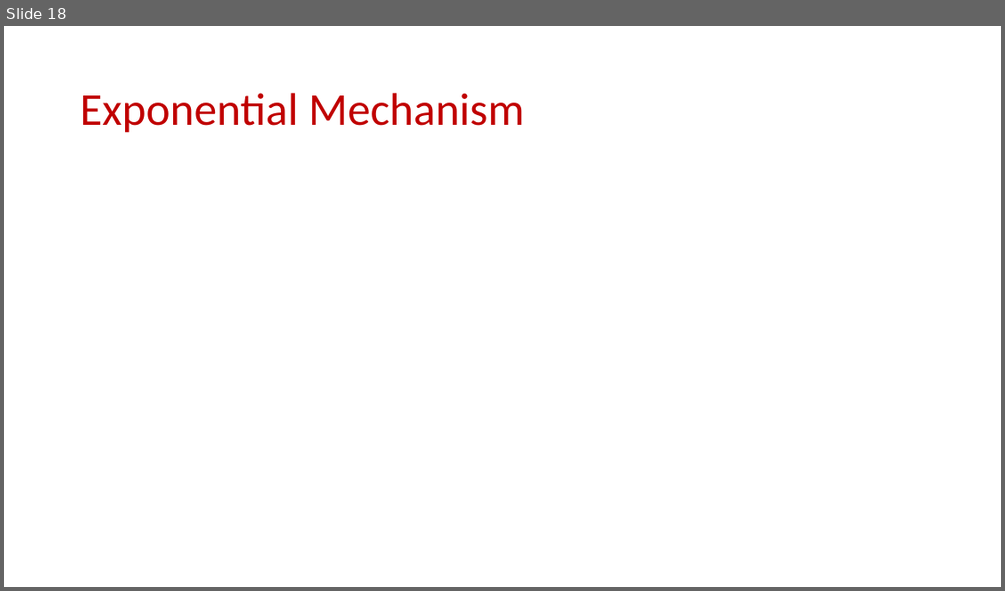
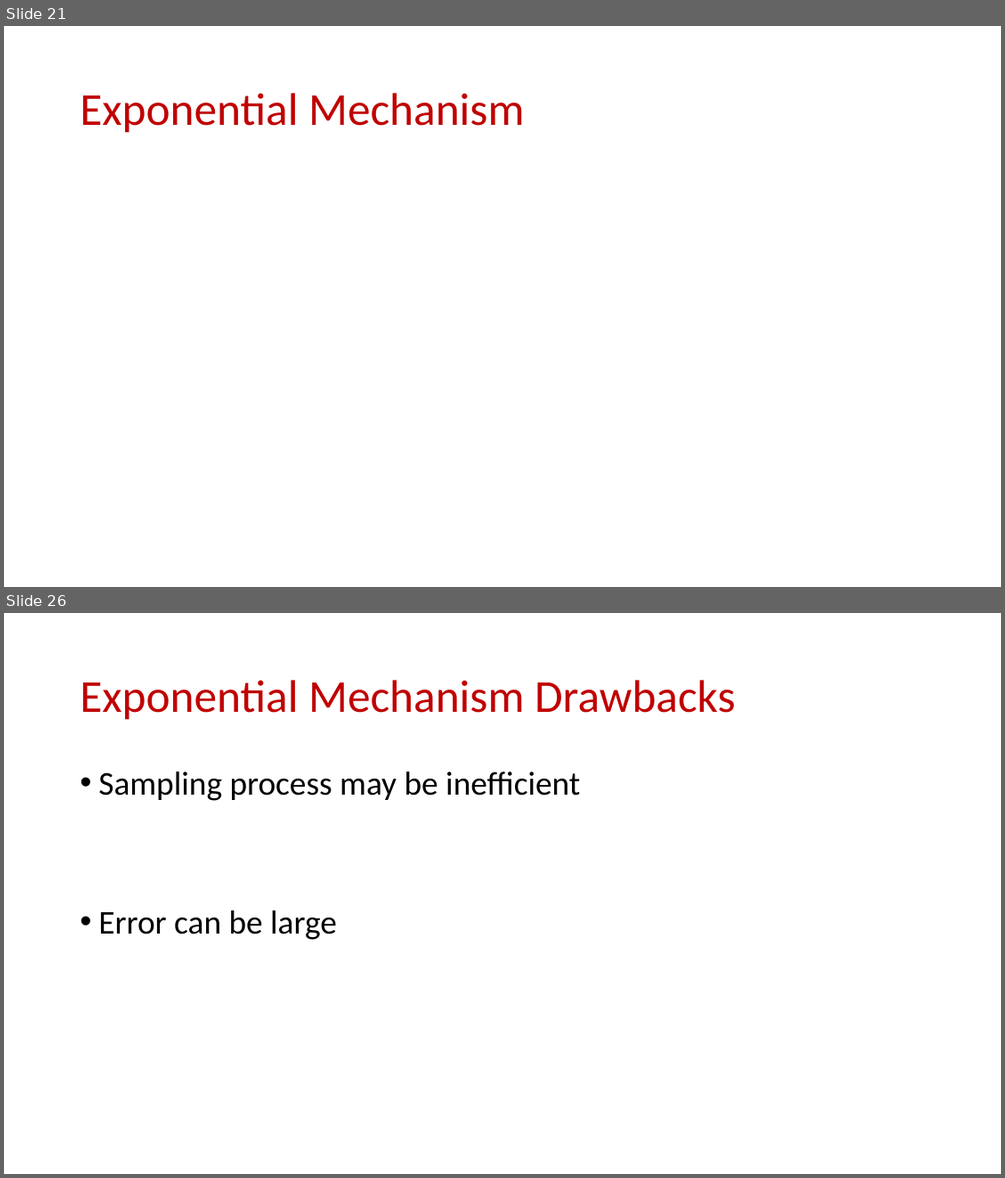
Before and after one commit to samsonzhou/samsonzhou.github.io, a slide deck: CSCE658-S24/L21.pptx. Shown one above the other, each under a label of ours: slide 18 before the commit, slides 21 and 26 after it; the slides between them are not shown. The pictures are 1005x591 and 1005x1178 pixels, drawn with LibreOffice and Linux fonts; fonts in the diff are those of the drawing; grey boxes stand for pictures. Boxes give left, top, right and bottom in pixels: in the first picture for what was removed or moved away, otherwise in the second. Text is boxed around its words. In the diff, an @@ line names an element or a change of style, - is before the commit and + after.

```diff
--- a/CSCE658-S24/L21.pptx
+++ b/CSCE658-S24/L21.pptx
@@ slide 26 added at bbox=[4, 613, 1001, 1174], background #FFFFFF @@
@@ title added at bbox=[80, 680, 736, 720], 44 pt, text #C00000 @@
+Exponential Mechanism Drawbacks
@@ text added at bbox=[98, 771, 580, 940], 32 pt, text #000000 @@
+• Sampling process may be inefficient
+• Error can be large
@@ what was slide 18 is now slide 21 @@
```
Also in this commit, not shown: 2 slides changed, 14 other slides added.
